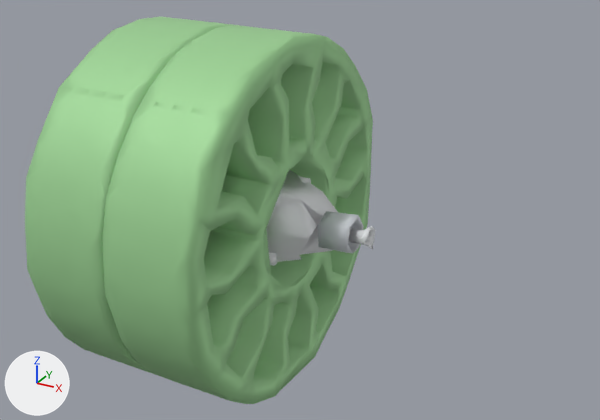
A saved change to the glTF model cad/advantagescope/Robot_BIOBUZZ/model_5.glb.
One viewpoint serves both versions: a 50 mm lens placed at (0.0665, -0.3404, 0.1816), pointed at (-0.029, -0.1667, 0.0948). Every picture has the same lights, and +X, +Y and +Z are marked at lower left. The older version comes first.

Before the edit, the objects in view are built like this:
```python
me_part_0 = bpy.data.meshes.new('part_0')
me_part_0.from_pydata(...)  # 4115 vertices, 8276 faces; spans x -0.1003..-0.0119, y -0.2032..-0.136, z 0.0587..0.1266
me_part_0.materials.append(mat_material_0)  # light grey #d5dadf
me_part_1 = bpy.data.meshes.new('part_1')
me_part_1.from_pydata(...)  # 2794 vertices, 5770 faces; spans x -0.076..-0.0277, y -0.2173..-0.1217, z 0.0447..0.1403
me_part_1.materials.append(mat_material_1)  # green #9fd497
me_part_2 = bpy.data.meshes.new('part_2')
me_part_2.from_pydata(...)  # 367 vertices, 729 faces; spans x -0.1042..-0.0076, y -0.1821..-0.1569, z 0.08..0.1052
me_part_2.materials.append(mat_material_2)  # white #eaecee
ob_part_0 = bpy.data.objects.new('part_0', me_part_0)
ob_part_0.location = (0.0, 0.0, 0.0)
ob_part_1 = bpy.data.objects.new('part_1', me_part_1)
ob_part_1.location = (0.0, 0.0, 0.0)
ob_part_2 = bpy.data.objects.new('part_2', me_part_2)
ob_part_2.location = (0.0, 0.0, 0.0)
```
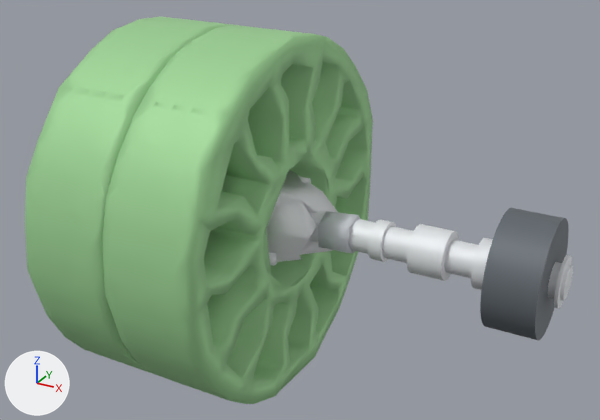
Location of each change, (x1, y1, x2, y2) in pixels of the pictures (600 x 420 px):
'part_4', added
    after: (480, 208, 569, 341)
'part_3', added
    after: (309, 211, 573, 308)

What changed in the scene script:
```text
Add mat_material_4:
    mat_material_4 = principled_material('Material_4')
    mat_material_4.base_color = (0.129, 0.149, 0.169)  # grey #656c72
    mat_material_4.metallic = 0.2
    mat_material_4.roughness = 0.6
Add mat_material_3:
    mat_material_3 = principled_material('Material_3')
    mat_material_3.base_color = (0.8, 0.82, 0.847)  # white #e7eaed
    mat_material_3.metallic = 0.2
    mat_material_3.roughness = 0.6
Add me_part_4:
    me_part_4.from_pydata(...)  # 96 vertices, 188 faces; spans x 0.0246..0.0366, y -0.1828..-0.1548, z 0.0785..0.1065
    me_part_4.materials.append(mat_material_4)  # grey #656c72
Add me_part_3:
    me_part_3.from_pydata(...)  # 480 vertices, 940 faces; spans x -0.1039..0.0401, y -0.1748..-0.1628, z 0.0865..0.0985
    me_part_3.materials.append(mat_material_3)  # white #e7eaed
Add ob_part_4:
    ob_part_4 = bpy.data.objects.new('part_4', me_part_4)
    ob_part_4.location = (0.0, 0.0, 0.0)
Add ob_part_3:
    ob_part_3 = bpy.data.objects.new('part_3', me_part_3)
    ob_part_3.location = (0.0, 0.0, 0.0)
```
